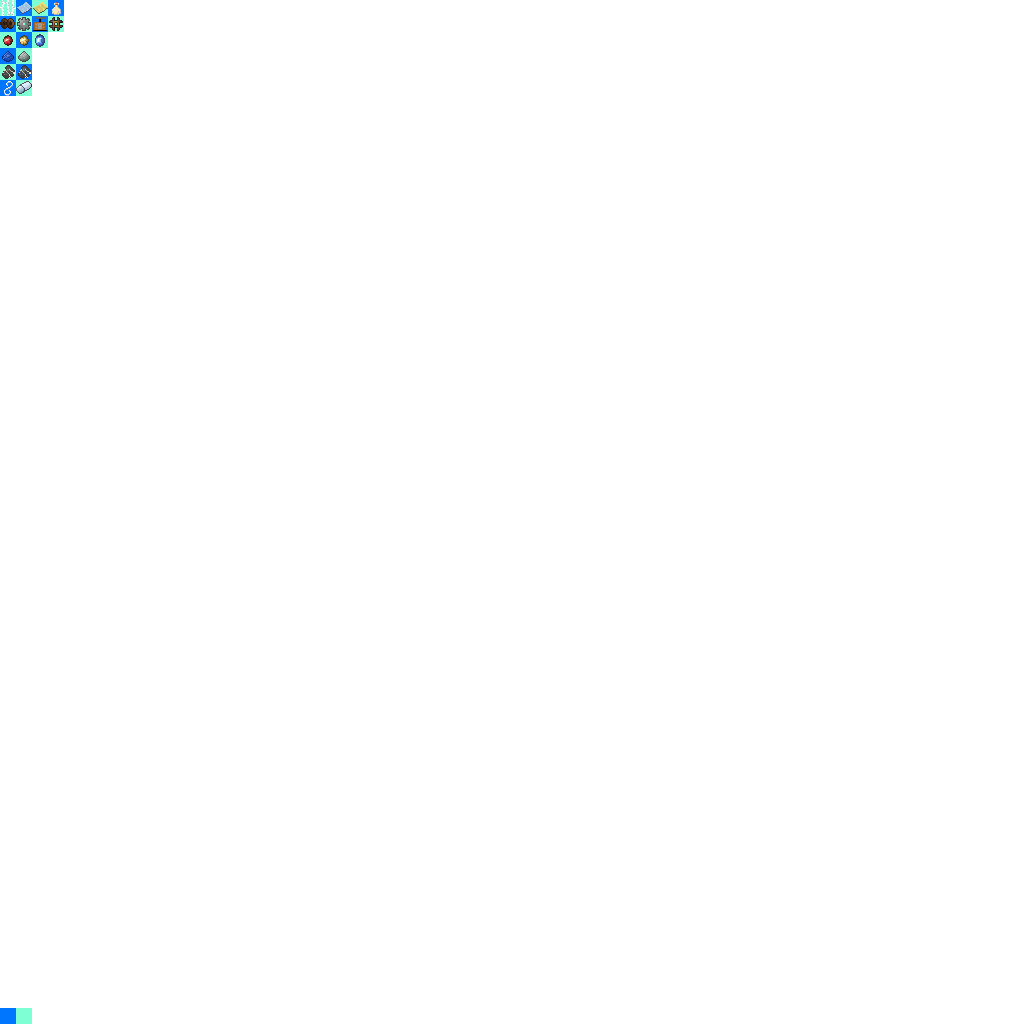
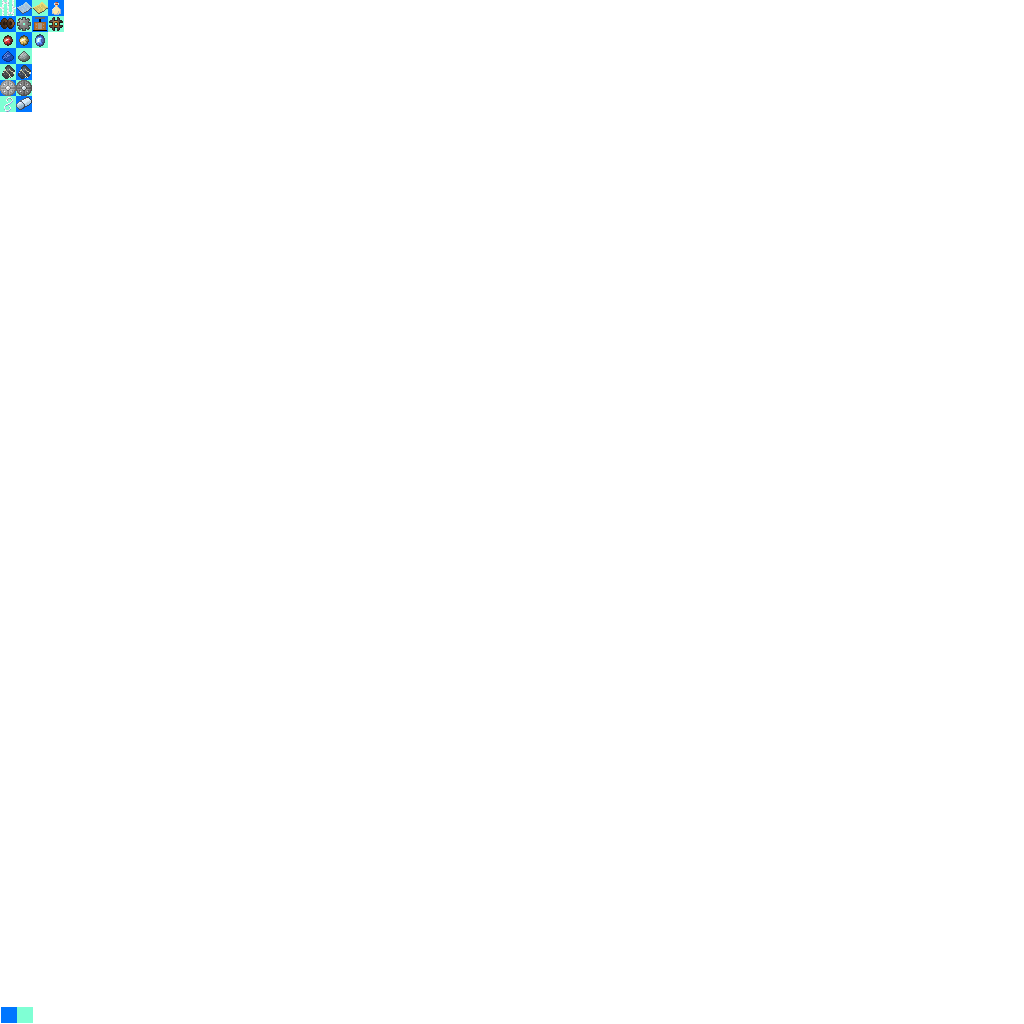
Layer changes from the first 1024×1024 image to the second:
painted on "Background" over <box>0,80,33,1024</box>
